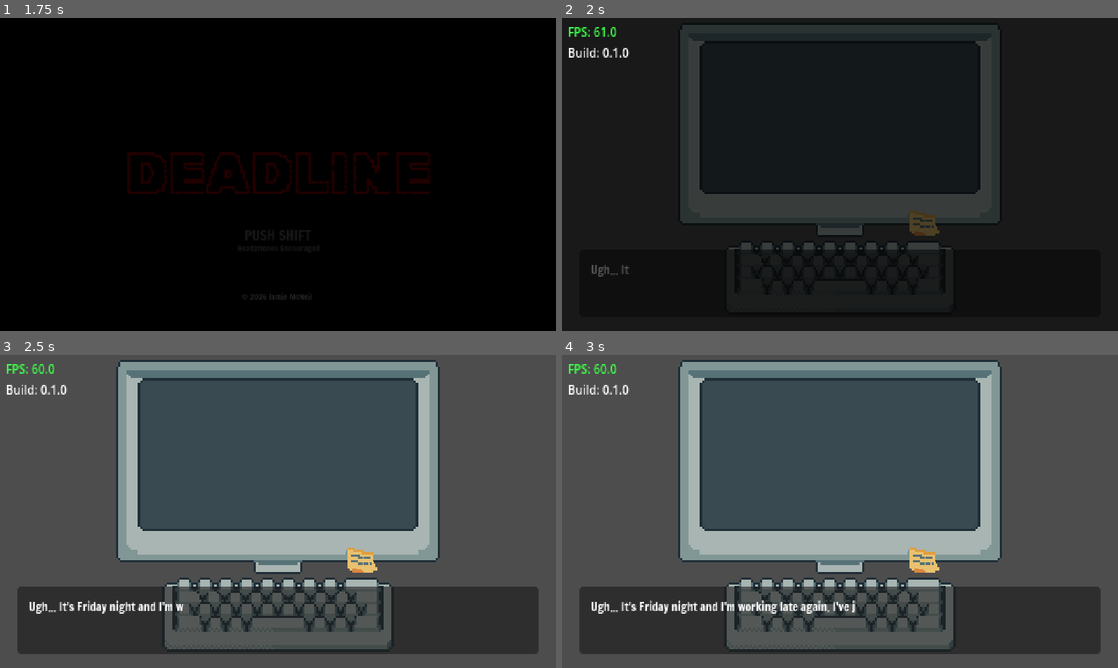
Above: before the commit, frames 1-4 (two rows, left to right).
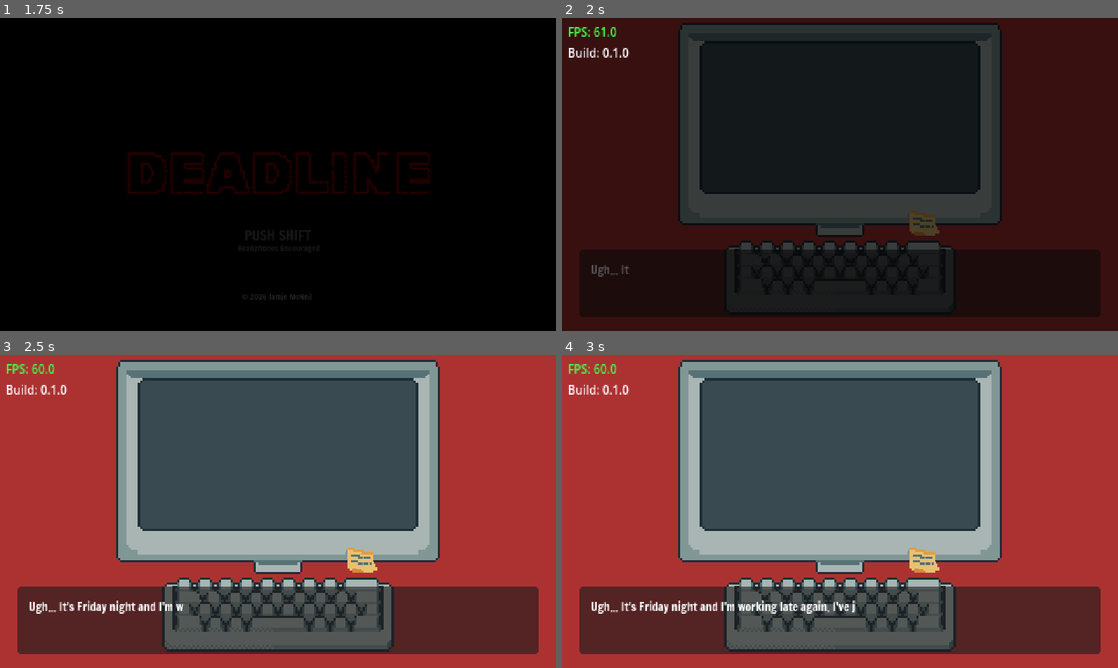
Above: after the commit, the same moments.

Repository: mcneiljv/game-off-2026
Game: Godot game, scene res://src/core/main_game/title_screen.tscn
The game is run twice, just before and just after one commit, with the same random seed, the same clock (stepped at 60 frames per second) and the same inputs. Sound files missing from this copy of the repository are replaced by a short silence.
Inputs:
- Up to frame 1 (1.75 s): hold Shift (left_shift) from 1.28 s (still down)
- Up to frame 2 (2 s): keep holding Shift (left_shift)
- Up to frame 3 (2.5 s): release Shift (left_shift) at 2.03 s
- Up to frame 4 (3 s): no input

Frame 1 is identical in both runs. In frame 2, 41% of the frame differs, in the area x 0-100%, y 0-100%; in frame 3, 52%; in frame 4, 52%.

Commit message:
Add temp background sprite

Diff:
--- a/src/core/main_game/main.tscn
+++ b/src/core/main_game/main.tscn
@@ -3,6 +3,7 @@
 [ext_resource type="Script" uid="uid://d0njw65b6v505" path="res://src/core/main_game/main_game.gd" id="1_h7gx0"]
 [ext_resource type="PackedScene" uid="uid://cnih6qr78gvty" path="res://src/debug/debug_overlay.tscn" id="1_l4v7s"]
 [ext_resource type="Script" uid="uid://bj4w8kp4t2elj" path="res://src/core/main_game/monitor.gd" id="2_h7gx0"]
+[ext_resource type="Texture2D" uid="uid://cp78rxnebxxg1" path="res://assets/art/background.png" id="2_v63mv"]
 [ext_resource type="FontFile" uid="uid://1psixc77vck8" path="res://assets/fonts/FrancoisOne-Regular.ttf" id="2_whnhu"]
 [ext_resource type="Texture2D" uid="uid://dk5pvy2cx6qr4" path="res://assets/art/monitor.png" id="3_0ndoo"]
 [ext_resource type="Texture2D" uid="uid://3fbml673pnoh" path="res://assets/art/keyboard-sprite-sheet.png" id="3_iu1vd"]
@@ -22,6 +23,10 @@
 [node name="MainGame" type="Node" unique_id=1457933192]
 process_mode = 3
 script = ExtResource("1_h7gx0")
+
+[node name="Background" type="Sprite2D" parent="." unique_id=290231498]
+position = Vector2(240, 135)
+texture = ExtResource("2_v63mv")
 
 [node name="DialogBox" type="PanelContainer" parent="." unique_id=1341418139]
 z_index = 1
Binary file added: assets/art/background.png
Not shown, added: assets/art/background.png.import
